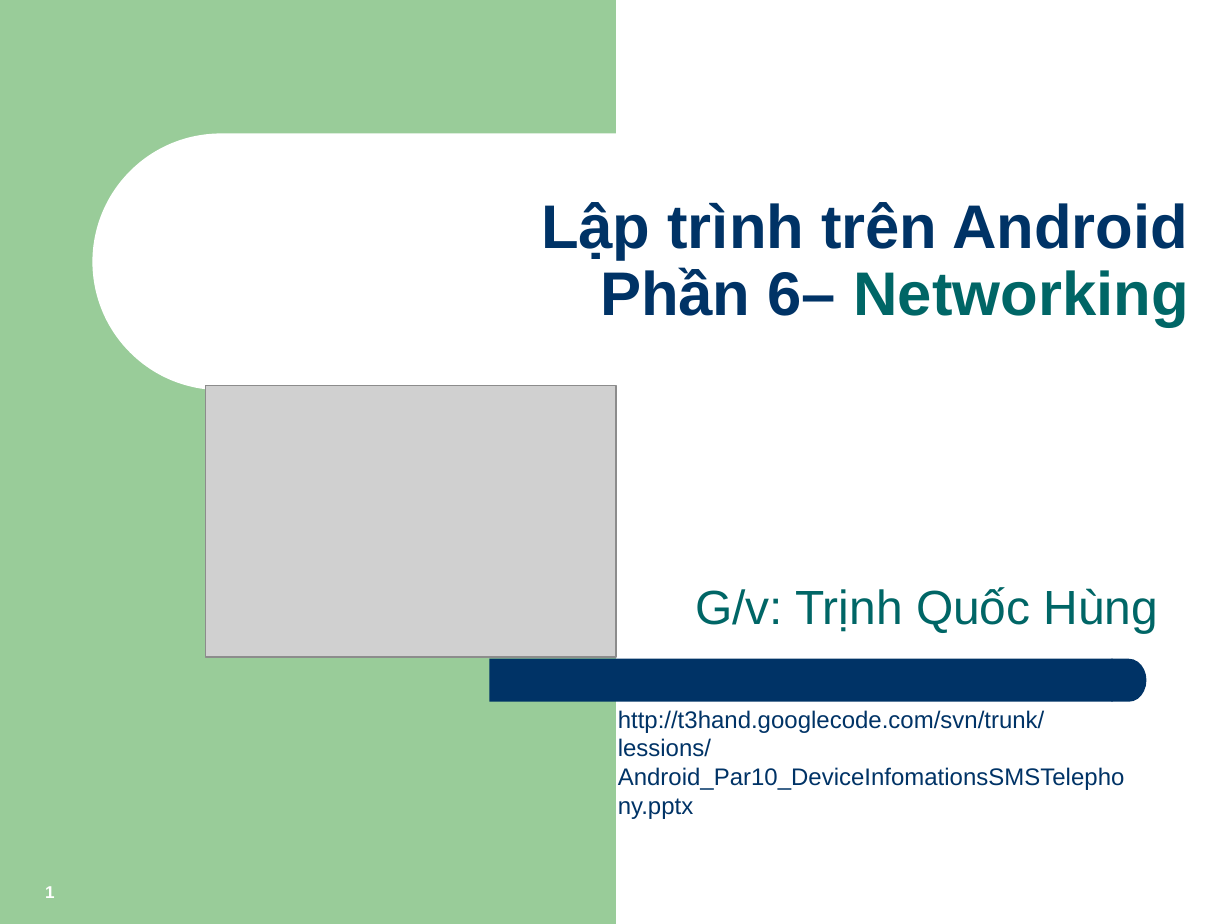
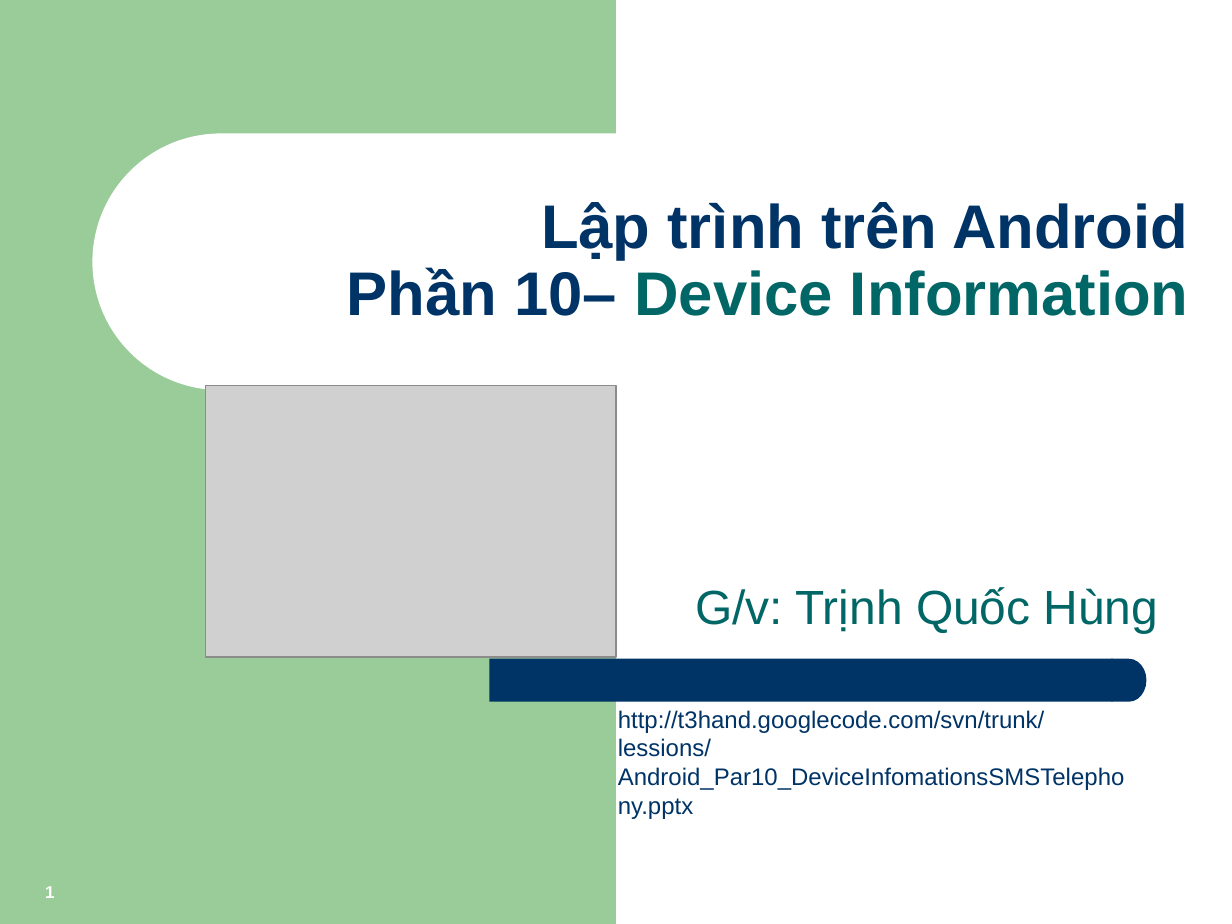
Before and after one commit to Timon-CHP/t3hand, a slide deck: slide 1 of lessions/Android_Par10_DeviceInfomationsSMSTelephony.pptx. Drawn at 1232x924 pixels with LibreOffice and Linux fonts; fonts in the diff are those of the drawing; grey boxes stand for pictures. Boxes give left, top, right and bottom in pixels: in the first picture for what was removed or moved away, otherwise in the second. Text is boxed around its words. In the diff, an @@ line names an element or a change of style, - is before the commit and + after.

```diff
--- a/lessions/Android_Par10_DeviceInfomationsSMSTelephony.pptx
+++ b/lessions/Android_Par10_DeviceInfomationsSMSTelephony.pptx
@@ title at [347, 202, 1188, 316]: text changed @@
-Lập trình trên Android
-Phần 6– Networking
+Lập trình trên Android
+Phần 10– Device Information
```
Also in this commit, not shown: 2 other slides changed, 3 other files.
